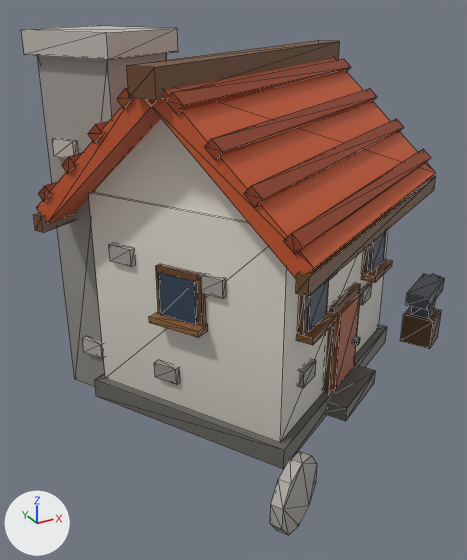
A saved change to the glTF model art/models/building_19.glb.
Camera for both pictures: a 50 mm camera at (-0.587, -1.063, 0.753) aimed at (-0.018, -0.029, 0.236). Every picture has the same lights, and +X, +Y and +Z are marked at lower left. The first picture is the older version. Mesh edges are drawn as thin lines. Vertices at exactly the same position are counted once.

In view in the first picture: 'building_19'.
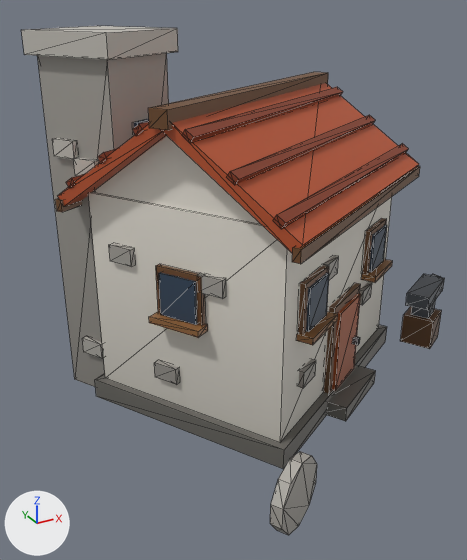
Boxes (x1, y1, x2, y2) around the edits, measured in the pictures (467 x 560 px; the box of a moved part takes in the faces that stretch with it):
part 1 of me_building_19, rebuilt (7% narrower, 20% shorter)
    before: (244, 119, 404, 207)
    after: (226, 115, 375, 185)
part 2 of me_building_19, rebuilt
    before: (36, 98, 161, 223)
    after: (58, 125, 167, 206)
part 3 of me_building_19, rebuilt
    before: (117, 88, 134, 109)
    after: (148, 72, 328, 130)
part 4 of me_building_19, rebuilt (6% narrower, 22% shorter)
    before: (205, 88, 377, 160)
    after: (182, 87, 343, 143)
part 5 of me_building_19, rebuilt
    before: (38, 182, 57, 202)
    after: (66, 173, 86, 188)
part 6 of me_building_19, rebuilt
    before: (33, 213, 75, 233)
    after: (55, 198, 82, 212)
part 7 of me_building_19, rebuilt
    before: (88, 121, 109, 143)
    after: (132, 122, 149, 136)
part 8 of me_building_19, rebuilt (11% narrower, 23% shorter)
    before: (145, 58, 436, 279)
    after: (160, 83, 419, 253)
part 9 of me_building_19, rebuilt
    before: (62, 153, 82, 174)
    after: (97, 148, 118, 164)
part 10 of me_building_19, rebuilt (9% narrower, 19% shorter)
    before: (296, 176, 436, 297)
    after: (292, 166, 420, 264)
part 11 of me_building_19, rebuilt (8% narrower, 18% shorter)
    before: (284, 149, 431, 254)
    after: (273, 143, 408, 229)
part 12 of me_building_19, deleted (red)
    before: (166, 59, 351, 114)
part 13 of me_building_19, deleted (brown)
    before: (127, 40, 340, 100)
part 14 of me_building_19, moved or reshaped
    before: (93, 119, 248, 222)
    after: (93, 136, 260, 224)

What the commit changed:
me_building_19 is used by ob_building_19; location (0.0, 0.0, 0.0).
me_building_19 had 408 vertices, 616 faces and spanned x -0.367..0.579, y -0.476..0.397, z 0.0..0.7.
me_building_19 now has 392 vertices, 592 faces and spans x -0.334..0.579, y -0.476..0.357, z 0.0..0.7.
me_building_19 part 1: the loose piece of 8 vertices spanning x -0.148..0.413, y -0.32..0.021, z 0.481..0.511 is rebuilt with 8 vertices and now spans x -0.147..0.361, y -0.259..0.047, z 0.499..0.519.
me_building_19 part 2: the loose piece of 8 vertices spanning x -0.36..0.319, y -0.162..0.393, z 0.38..0.641 is rebuilt with 8 vertices and now spans x -0.323..0.295, y -0.145..0.354, z 0.408..0.586.
me_building_19 part 3: the loose piece of 8 vertices spanning x -0.259..0.302, y -0.128..0.213, z 0.598..0.628 is rebuilt with 8 vertices and now spans x -0.22..0.309, y -0.16..0.165, z 0.569..0.599.
me_building_19 part 4: the loose piece of 8 vertices spanning x -0.18..0.381, y -0.264..0.077, z 0.54..0.57 is rebuilt with 8 vertices and now spans x -0.186..0.322, y -0.191..0.115, z 0.552..0.572.
me_building_19 part 5: the loose piece of 8 vertices spanning x -0.356..0.205, y 0.041..0.382, z 0.423..0.453 is rebuilt with 8 vertices and now spans x -0.311..0.197, y 0.026..0.332, z 0.445..0.465.
me_building_19 part 6: the loose piece of 8 vertices spanning x -0.367..0.197, y 0.059..0.397, z 0.366..0.396 is rebuilt with 8 vertices and now spans x -0.328..0.182, y 0.055..0.357, z 0.399..0.421.
me_building_19 part 7: the loose piece of 8 vertices spanning x -0.291..0.27, y -0.072..0.269, z 0.54..0.57 is rebuilt with 8 vertices and now spans x -0.233..0.275, y -0.109..0.196, z 0.552..0.572.
me_building_19 part 8: the loose piece of 8 vertices spanning x -0.23..0.449, y -0.388..0.168, z 0.38..0.641 is rebuilt with 8 vertices and now spans x -0.205..0.412, y -0.349..0.151, z 0.408..0.586.
me_building_19 part 9: the loose piece of 8 vertices spanning x -0.324..0.237, y -0.016..0.326, z 0.481..0.511 is rebuilt with 8 vertices and now spans x -0.272..0.236, y -0.042..0.264, z 0.499..0.519.
me_building_19 part 10: the loose piece of 8 vertices spanning x -0.107..0.457, y -0.391..-0.054, z 0.366..0.396 is rebuilt with 8 vertices and now spans x -0.093..0.417, y -0.352..-0.05, z 0.399..0.421.
me_building_19 part 11: the loose piece of 8 vertices spanning x -0.115..0.446, y -0.377..-0.035, z 0.423..0.453 is rebuilt with 8 vertices and now spans x -0.107..0.4, y -0.327..-0.021, z 0.445..0.465.
me_building_19 part 12: the loose piece of 8 vertices spanning x -0.213..0.348, y -0.208..0.134, z 0.598..0.628 is deleted.
me_building_19 part 13: the loose piece of 8 vertices spanning x -0.254..0.343, y -0.184..0.189, z 0.618..0.662 is deleted.
Part 14, on me_building_19:
2 vertices are removed from x -0.168..0.257, y -0.12..0.125, z 0.61.
6 faces are deleted.
2 vertices are added at (-0.168, -0.12, 0.566), (0.257, 0.125, 0.566).
6 new faces join them.
